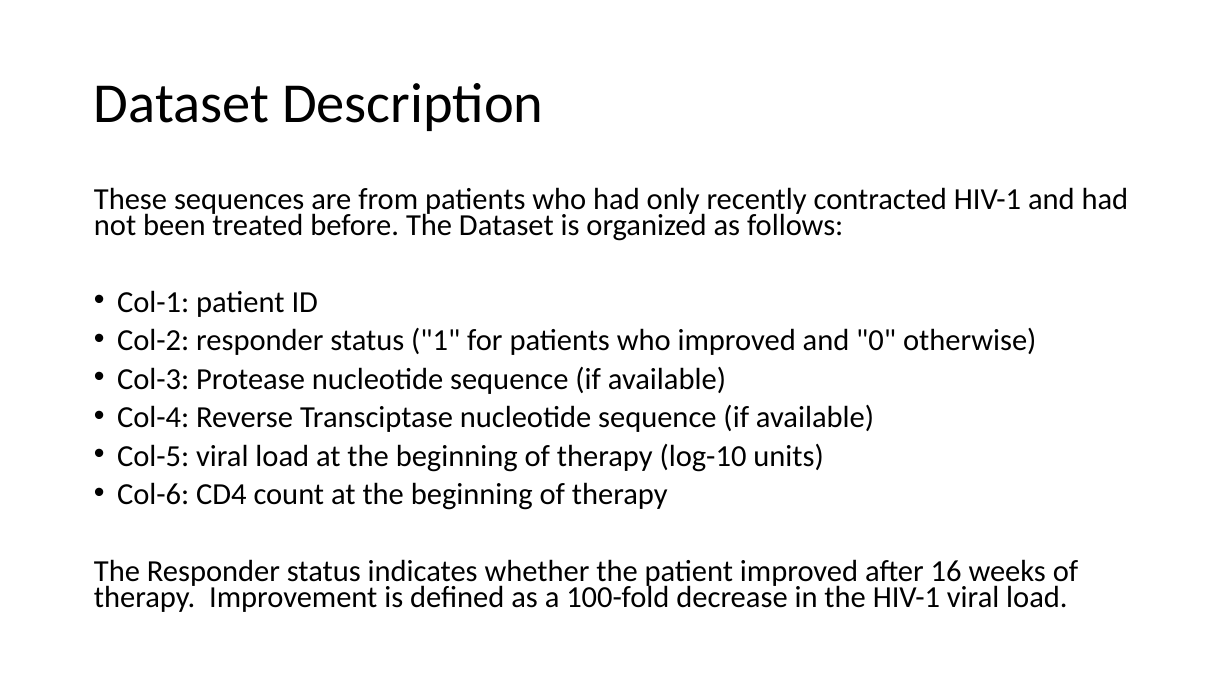
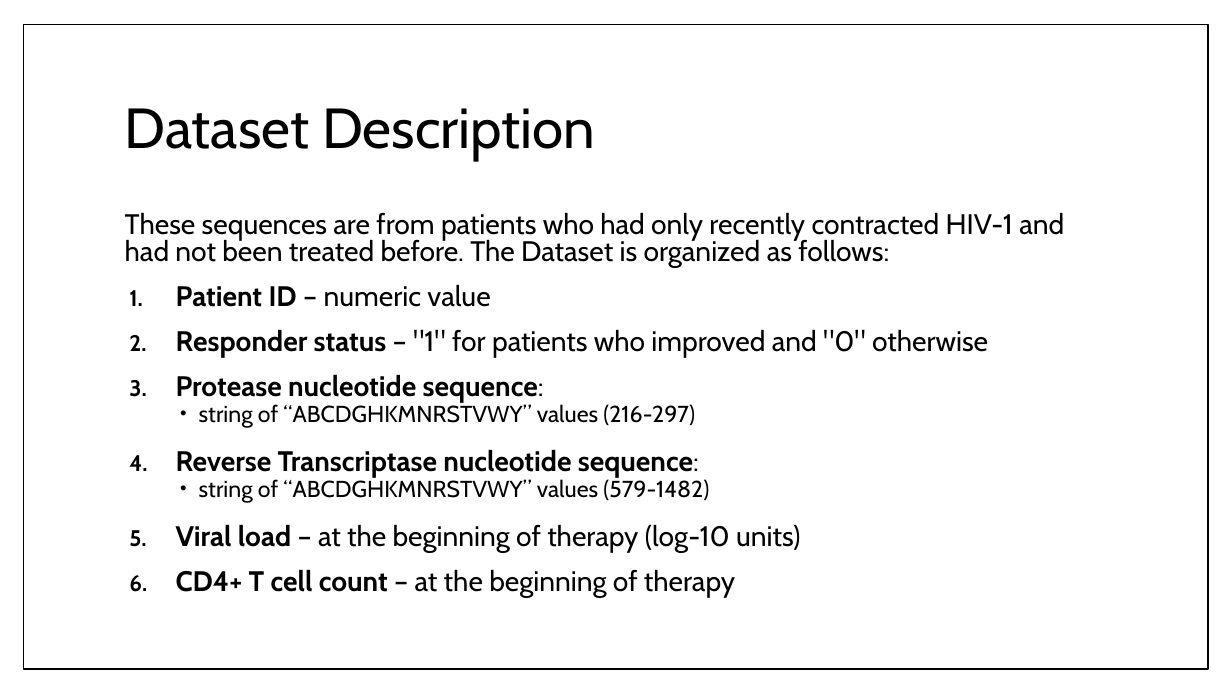
Before and after one commit to bl1zzardx/hivprogression, a slide deck: slide 4 of hivprogression/peer-seminar.pptx (slide 9 before the commit). Drawn at 1232x693 pixels with LibreOffice and Linux fonts; fonts in the diff are those of the drawing. Boxes give left, top, right and bottom in pixels: in the first picture for what was removed or moved away, otherwise in the second. Text is boxed around its words. In the diff, an @@ line names an element or a change of style, - is before the commit and + after.

```diff
--- a/hivprogression/peer-seminar.pptx
+++ b/hivprogression/peer-seminar.pptx
@@ rectangle added at [23, 25, 1208, 669], fill #FFFFFF, outline #000000 1 pt @@
@@ title "Dataset Description": place and size @@
-title "Dataset Description" at [94, 83, 544, 131]
+title "Dataset Description" at [125, 108, 595, 161]
@@ title "Dataset Description" at [125, 108, 595, 161]: font Calibri to Cabin @@
@@ text "These sequences are from patients ...": place and size @@
-text "These sequences are from patients ..." at [94, 187, 1129, 612]
+text "These sequences are from patients ..." at [125, 212, 1064, 597]
@@ text at [125, 212, 1064, 267]: size 23.8 to 22 pt, font Calibri to Cabin in "These sequences are from patients who had ..."; line spacing 0.7 to 0.8; more space between paragraphs @@
@@ text at [176, 284, 988, 597]: text changed; size 23.8 to 22 pt; font Calibri to Cabin @@
-• Col-1: patient ID
-• Col-2: responder status ("1" for patients who improved and "0" otherwise)
-• Col-3: Protease nucleotide sequence (if available)
-• Col-4: Reverse Transciptase nucleotide sequence (if available)
-• Col-5: viral load at the beginning of therapy (log-10 units)
-• Col-6: CD4 count at the beginning of therapy
-The Responder status indicates whether the patient improved after 16 weeks of therapy. Improvement is defined as a 100-fold decrease in the HIV-1 viral load.
+1. Patient ID – numeric value
+2. Responder status – "1" for patients who improved and "0" otherwise
+3. Protease nucleotide sequence:
+    • string of “ABCDGHKMNRSTVWY” values (216-297)
+4. Reverse Transcriptase nucleotide sequence:
+    • string of “ABCDGHKMNRSTVWY” values (579-1482)
+5. Viral load – at the beginning of therapy (log-10 units)
+6. CD4+ T cell count – at the beginning of therapy
```
Also in this commit, not shown: 4 other slides changed, 6 slides added, 5 slides removed, 3 other files.
